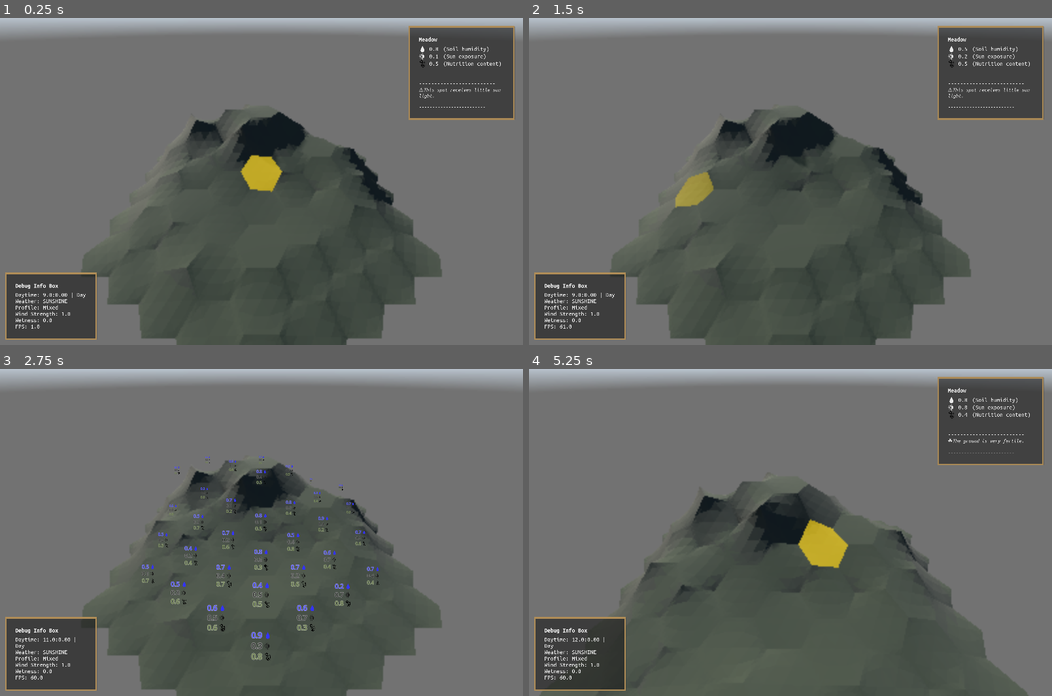
Above: before the commit, frames 1-4 (two rows, left to right).
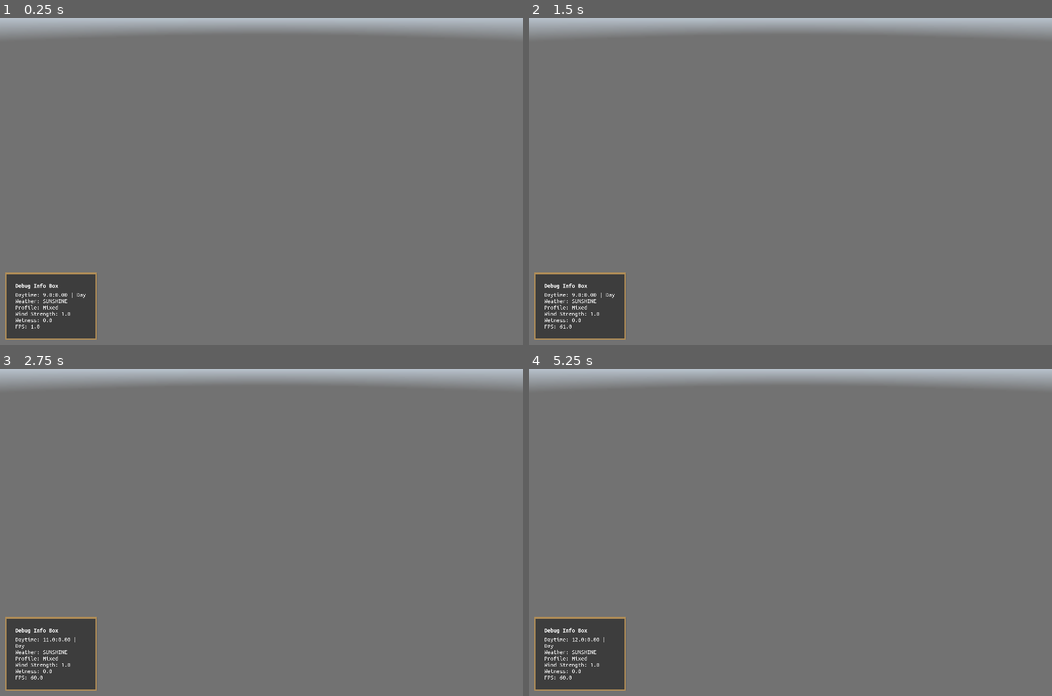
Above: after the commit, the same moments.

Repository: vincentwoelfer/hex
Game: Godot game, scene res://scenes/dev/MapGeneration.tscn
Same seed, same stepped clock (60 frames per second), same inputs: the game is played once before the commit and once after it. A sky picture missing from this copy of the repository is replaced by a grey-blue gradient.
Inputs (mouse positions are in pixels of both pictures, inside the frame that each line leads up to):
- Up to frame 1 (0.25 s): no input
- Up to frame 2 (1.5 s): tap Enter at 0.5 s; move the mouse to (905, 165) at 0.52 s; hold Shift (hold_speed_up_time) 0.53-1.28 s; hold 3 (randomize_selected_tile) 0.53-1.28 s; tap 1 (toogle_per_tile_ui) at 0.8, 1.35 s; move the mouse to (685, 197) at 1.27 s
- Up to frame 3 (2.75 s): tap 3 (randomize_selected_tile) at 1.55 s; tap Space (advance_world_time_one_step) at 2 s; move the mouse to (313, 460) at 2.02 s; hold Shift (hold_speed_up_time) from 2.03 s (still down); hold Space (advance_world_time_one_step) from 2.03 s (still down); tap 1 (toogle_per_tile_ui) at 2.3 s
- Up to frame 4 (5.25 s): tap Enter at 2.75 s; move the mouse to (764, 597) at 2.77 s; release Space (advance_world_time_one_step) at 2.78 s; tap S (move_cam_backward) at 2.85 s; tap 3 (randomize_selected_tile) at 3.05, 4.55 s; move the mouse to (947, 581) at 3.52 s; release Shift (hold_speed_up_time) at 3.53 s; hold W (move_cam_forward) 3.53-4.28 s; tap 1 (toogle_per_tile_ui) at 3.8 s; move the mouse to (633, 483) at 4.27 s; tap A (move_cam_left) at 4.35 s; tap Space (advance_world_time_one_step) at 5 s; move the mouse to (816, 532) at 5.02 s; hold D (move_cam_right) from 5.03 s (still down)

The runs differ from the first frame. In frame 1, 38% of the frame differs, in the area x 15-99%, y 2-100%; in frame 2, 38%; in frame 3, 33%; in frame 4, 41%, in the area x 2-99%, y 2-100%.
Error after the commit: Parse Error: Could not find type "AdjacentHex" under base "HexGeometry". (res://src/tile/HexTile.gd:112)

Commit message:
-- wip --

Diff:
--- a/src/GenerateMap.gd
+++ b/src/GenerateMap.gd
@@ -88,7 +88,7 @@
 
 	# Finish
 	var t := (Time.get_ticks_msec() - t_start) / 1000.0
-	print("Populated %d hex tiles in %.3f sec" % [coordinates.size(), t])
+	print("Generated %d hex tiles in %.3f sec" % [coordinates.size(), t])
 
 
 func determine_height(hex_pos: HexPos) -> int:
@@ -110,48 +110,3 @@
 		height = MapManager.OCEAN_HEIGHT
 
 	return height
-
-
-
-# OLD ATTEMPT TO MULTITHREAD THIS - DOES NOT WORK
-# THERE IS A WORKER_POOL CLASS FOR THIS, USE IT INSTEAD
-# # STEP 2
-# func generate_all_hex_tile_geometry() -> void:
-# 	var t_start := Time.get_ticks_msec()
-
-# 	# Get coordinates
-# 	var coordinates := get_all_hex_coordinates(MapManager.MAP_SIZE)
-
-# 	# Create and run threads
-# 	var num_threads := 1
-# 	var threads: Array[Thread] = []
-# 	for i in range(num_threads):
-# 		threads.append(Thread.new())
-
-# 	# Split coordinates
-# 	var part_size: int = ceil(float(coordinates.size()) / float(num_threads))
-
-# 	# Start threads
-# 	for i in range(num_threads):
-# 		var start_index: int = i * part_size
-# 		var end_index: int = min((i + 1) * part_size, coordinates.size() - 1)
-# 		var slice := coordinates.slice(start_index, end_index)
-# 		print("Starting thread %d with slice [%d, %d]" % [i, start_index, end_index])
-# 		print(slice)
-# 		threads[i].start(thread_function.bind(slice))
-
-# 	print('Waiting for threads to finish...')
-# 	# Join threads
-# 	for i in range(num_threads):
-# 		threads[i].wait_to_finish()
-
-# 	# Finish
-# 	var t := (Time.get_ticks_msec() - t_start) / 1000.0
-# 	print("Populated %d hex tiles in %.3f sec (%d threads)" % [coordinates.size(), t, num_threads])
-
-
-# # STEP 2 Thread function
-# func thread_function(hex_poses: Array[HexPos]) -> void:
-# 	for hex_pos in hex_poses:
-# 		print('Processing: ', hex_pos)
-# 		MapManager.map.get_hex(hex_pos).generate()
--- a/src/Triangle.gd
+++ b/src/Triangle.gd
@@ -19,8 +19,9 @@
 
 	# Color is set to distinc hex color in HexGeometry (unless overwritten here)
 
-	# For testing, set color based on incline
-	color = Colors.getColorForIncline(calculateInclineDeg())
+	if not DebugSettings.use_distinc_hex_colors:
+		# For testing, set color based on incline
+		color = Colors.getColorForIncline(calculateInclineDeg())
 
 
 func getArea() -> float:
--- a/src/autoload/EventBus.gd
+++ b/src/autoload/EventBus.gd
@@ -7,35 +7,37 @@
 signal Signal_SelectedWorldPosition(selection_position: Vector3)
 signal Signal_SelectedHexTile(new_hex: HexTile)
 
-# Debug Signals
-signal Signal_TooglePerTileUi(is_visible: bool)
-# TODO this should not be saved here!
-var is_per_tile_ui_on: bool = false
-
-signal Signal_randomizeSelectedTile()
-
 # TIME
 # Only for visual purposes
 signal Signal_SetVisualLightTime(new_time: float)
+signal Signal_WorldStep()
+signal Signal_DayTimeChanged(new_time: float)
+signal Signal_WeatherChanged(new_weather: WeatherControl.WeatherType)
 
-#
-signal Signal_AdvanceWorldTimeOneStep() # Is input signal
-signal Signal_ToogleWorldTimeAutoAdvance()
+###################################
+# DIRECTLY FROM INPUT KEYS
+###################################
+signal Signal_TooglePerTileUi() # 1
+signal Signal_ToogleWorldTimeAutoAdvance() # 2
+signal Signal_randomizeSelectedTile() # 3
+signal Signal_TriggerWeatherChange() # 4
+signal Signal_AdvanceWorldTimeOneStep() # Space
+signal Signal_ToggleSpeedUpTime() # Shift
 
-signal Signal_WorldStep()
-signal Signal_ToggleSpeedUpTime()
-signal Signal_DayTimeChanged(new_time: float)
-
-signal Signal_TriggerWeatherChange() # Manual trigger for debugging, not intended for broadcasting
-signal Signal_WeatherChanged(new_weather: WeatherControl.WeatherType) # For broadcasting
 
 func _ready() -> void:
-	# Connect signals here to enable logging functions below.
+	# Print Input Mappings
+	pretty_print_actions(get_input_mapping())
+
 	# Actual signal connection is done in the code catching the signal like this:
 	# EventBus.Signal_HexConstChanged.connect(generate_geometry)
 
-	# Signal emittion:
+	# Signal emitting is done like this:
 	# EventBus.emit_signal("Signal_HexConstChanged", ...)
+
+	##################
+	# Connect signals here to enable logging functions below.
+	##################
 
 	# Connect to events to print debug info
 	Signal_HexConstChanged.connect(_on_Signal_HexConstChanged)
@@ -46,9 +48,9 @@
 func _input(event: InputEvent) -> void:
 	# Only execute in game, check necessary because EventBus is @tool
 	if not Engine.is_editor_hint():
+
 		if event.is_action_pressed("toogle_per_tile_ui"):
-			is_per_tile_ui_on = !is_per_tile_ui_on
-			Signal_TooglePerTileUi.emit(is_per_tile_ui_on)
+			Signal_TooglePerTileUi.emit()
 
 		if event.is_action_pressed("toogle_world_time_auto_advance"):
 			Signal_ToogleWorldTimeAutoAdvance.emit()
@@ -69,12 +71,52 @@
 			get_tree().quit()
 
 
-# Function to handle the signal
 func _on_Signal_HexConstChanged() -> void:
 	#print("EventBus: Signal_HexConstChanged")
 	pass
 
 
-# Function to handle the signal
 func _on_Signal_WeatherChanged(new_weather: WeatherControl.WeatherType) -> void:
 	print("EventBus: Weather Changed to ", WeatherControl.WeatherType.keys()[new_weather])
+
+
+# Helper functions
+func get_input_mapping() -> Dictionary[String, String]:
+	var mapping: Dictionary[String, String] = {}
+	for action in InputMap.get_actions():
+		if action.begins_with("ui_") or action.contains("_cam_"):
+			continue
+
+		mapping[action] = get_keys_for_action(action)
+	return mapping
+
+func get_keys_for_action(action: String) -> String:
+	var key_list := []
+	var events := InputMap.action_get_events(action)
+	for event in events:
+		if event is InputEventKey:
+			key_list.append((event as InputEventKey).as_text_physical_keycode())
+	return ", ".join(key_list)
+
+
+func pretty_print_actions(actions_dict: Dictionary[String, String]) -> void:
+	var max_action_length: int = 0
+	for action: String in actions_dict.keys():
+		max_action_length = max(max_action_length, action.length())
+
+	# Sort the dictionary by values (hotkeys) alphabetically
+	var sorted_hotkeys: Array[String] = actions_dict.values()
+	sorted_hotkeys.sort_custom(func(a: String, b: String) -> bool: return a < b)
+
+	for hotkey: String in sorted_hotkeys:
+		var action := get_key_by_value(actions_dict, hotkey)
+		var padding: String = " ".repeat(max_action_length - action.length())
+		print("%s:%s\t%s" % [action, padding, actions_dict[action]])
+
+
+func get_key_by_value(dict: Dictionary[String, String], value: String) -> String:
+	for key: String in dict:
+		if dict[key] == value:
+			return key
+	# Return an empty string if no matching value is found
+	return ""
--- a/src/control-nodes/SelectionManager.gd
+++ b/src/control-nodes/SelectionManager.gd
@@ -59,4 +59,4 @@
 
 		# Finish
 		var t := (Time.get_ticks_msec() - t_start) / 1000.0
-		print("Populated %d hex tiles in %.3f sec" % [7, t])
+		print("Generated %d hex tiles in %.3f sec" % [7, t])
--- a/src/control-nodes/WorldTimeManager.gd
+++ b/src/control-nodes/WorldTimeManager.gd
@@ -8,7 +8,7 @@
 var current_world_time: float = START_TIME
 var duration_sec_per_hour: float = 1.0
 const time_step := 1.0
-var speed_up_factor: float = 2.5
+var speed_up_factor: float = 3.0
 
 var auto_advance: bool = false
 var current_time_of_day: float = fmod(current_world_time, HOURS_PER_DAY)
--- a/src/tile/HexGeometry.gd
+++ b/src/tile/HexGeometry.gd
@@ -12,22 +12,14 @@
 var samplerHorizontal: PolygonSurfaceSampler
 var samplerVertical: PolygonSurfaceSampler
 
-class AdjacentHex:
-	var height: int
-	var type: String # unused for now
-
-	func _init(height_: int, type_: String) -> void:
-		self.height = height_
-		self.type = type_
-
 # Input Variables. The height is absolute!
-var adjacent_hex: Array[AdjacentHex]
+var transitions: Array[HexTileTransition]
 var height: int
 
 
-func _init(height_: int, adjacent_hex_: Array[AdjacentHex]) -> void:
+func _init(height_: int, transitions_: Array[HexTileTransition]) -> void:
 	self.height = height_
-	self.adjacent_hex = adjacent_hex_
+	self.transitions = transitions_
 
 	terrainMesh = MeshInstance3D.new()
 	terrainMesh.name = "TerrainMesh"
@@ -47,7 +39,7 @@
 	# TODO compute "map-level" heights for corners "again". I dont know why here sometimes wrong/old values are used :/
 
 	# Adjust outer/transitional vertex heights
-	modifyOuterVertexHeights(verts_outer, adjacent_hex, height)
+	modifyOuterVertexHeights(verts_outer, transitions, height)
 
 	# Get quick reference to the 6 corner vertices
 	var corners: Array[Vector3]
@@ -195,7 +187,7 @@
 	return bc.dot(ba) / abs(bc.cross(ba))
 
 
-static func modifyOuterVertexHeights(verts_outer: Array[Vector3], adjacent: Array[AdjacentHex], own_height: int) -> void:
+static func modifyOuterVertexHeights(verts_outer: Array[Vector3], transitions: Array[HexTileTransition], own_height: int) -> void:
 	# Adjust CORNER vertices according to both adjacent tiles
 	for i in range(6):
 		var corner_height: int = 0
--- a/src/tile/HexTile.gd
+++ b/src/tile/HexTile.gd
@@ -154,9 +154,9 @@
 		plant.processWorldStep(params.humidity, params.shade, params.nutrition)
 
 
-func toogleTileUi(is_label_visible: bool) -> void:
+func toogleTileUi() -> void:
 	if label != null:
-		label.is_label_visible = is_label_visible
+		label.is_label_visible = !label.is_label_visible
 
 
 func _process(delta: float) -> void:
--- /dev/null
+++ b/src/tile/HexTileTransition.gd
@@ -0,0 +1,9 @@
+@tool
+class_name HexTileTransition
+
+var height_other: int
+var type: String # unused for now
+
+func _init(height_other_: int, type_: String) -> void:
+    self.height_other = height_other_
+    self.type = type_
--- a/src/utils/DebugSettings.gd
+++ b/src/utils/DebugSettings.gd
@@ -4,3 +4,4 @@
 
 static var enable_grass: bool = false
 static var enable_rocks: bool = false
+static var use_distinc_hex_colors : bool = true
